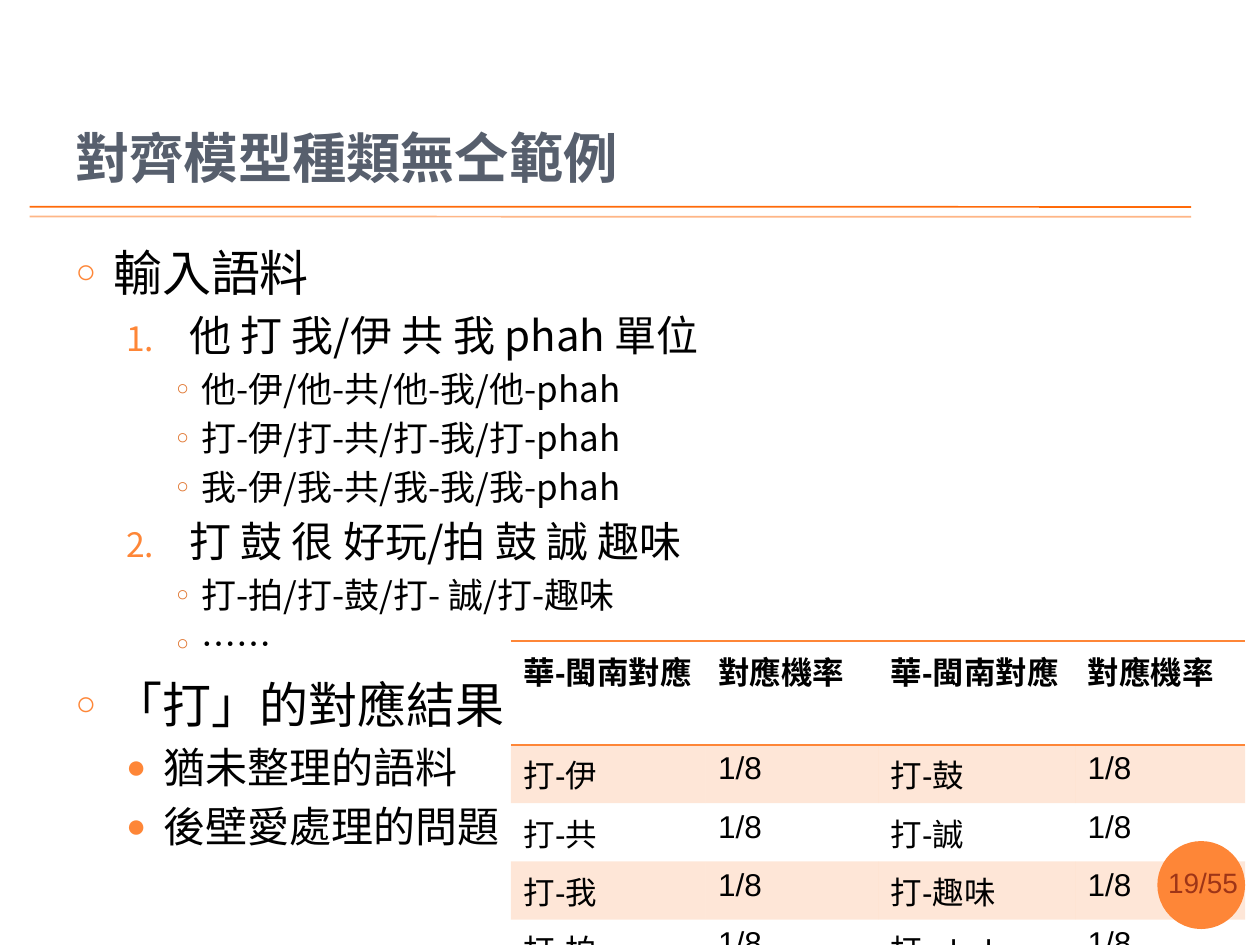
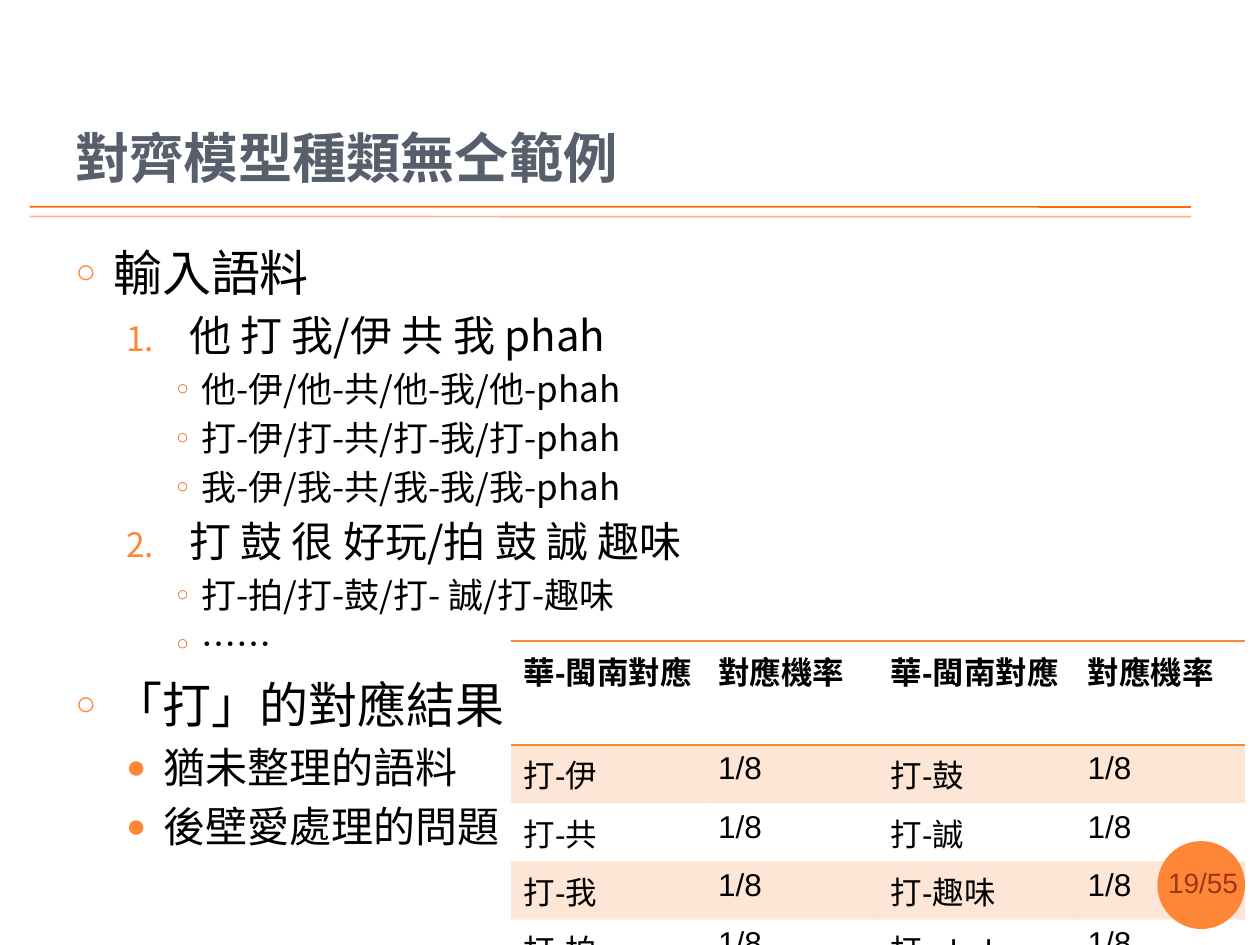
Before and after one commit to sih4sing5hong5/po3-ko3_tau5-iann2-phinn3, a slide deck: slide 19 of 翻譯報告.pptx. Drawn at 1260x945 pixels with LibreOffice and Linux fonts; fonts in the diff are those of the drawing; background and template pictures are left out. Boxes give left, top, right and bottom in pixels: in the first picture for what was removed or moved away, otherwise in the second. Text is boxed around its words. In the diff, an @@ line names an element or a change of style, - is before the commit and + after.

```diff
--- a/翻譯報告.pptx
+++ b/翻譯報告.pptx
@@ text at (189, 315, 606, 361): text changed @@
-  1. 他 打 我/伊 共 我 phah 單位
+  1. 他 打 我/伊 共 我 phah
```
Also in this commit, not shown: 2 other slides changed, 1 other file.
